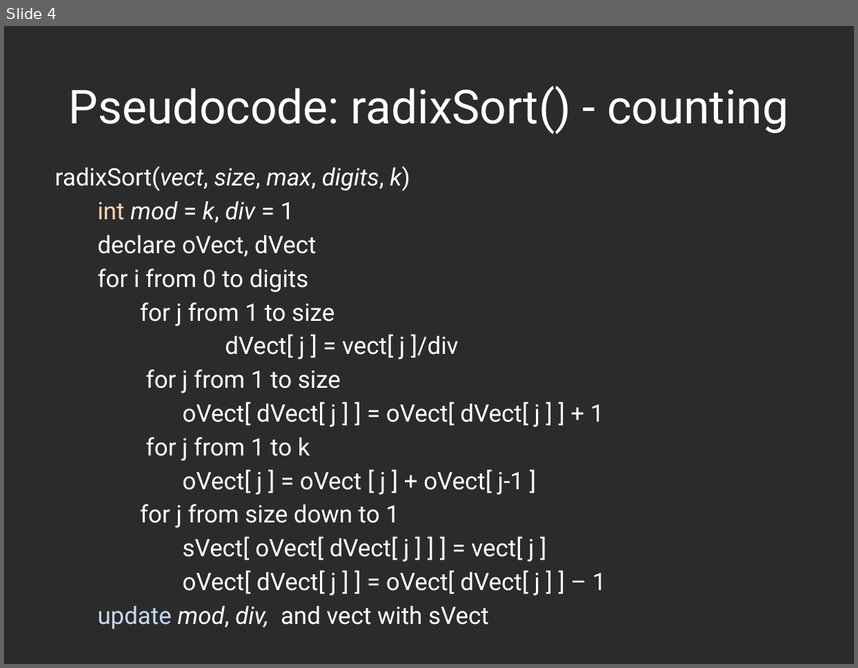
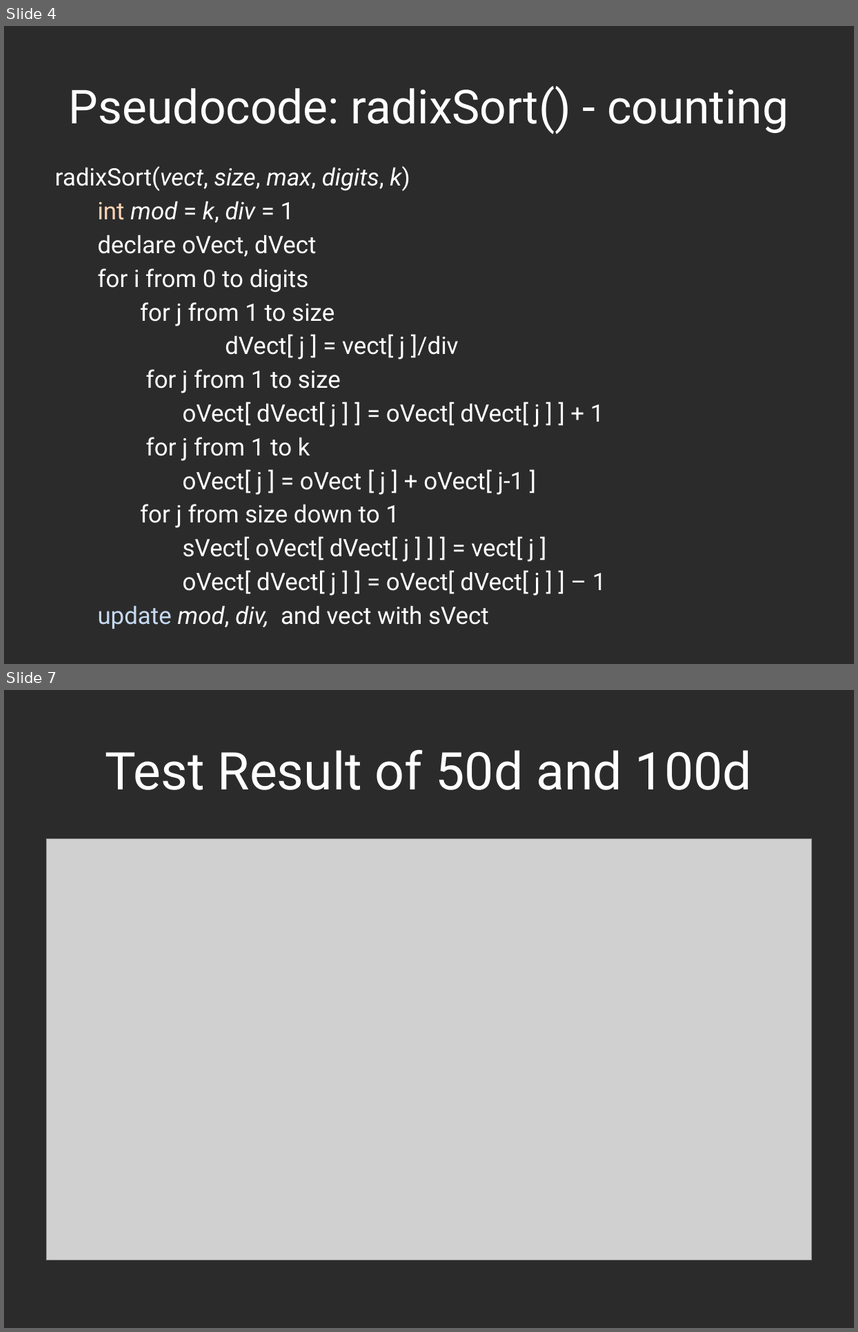
Before and after one commit to hyoshid1/project375, a slide deck: presentation_DRAFT.pptx. Shown one above the other, each under a label of ours: slide 4 before the commit, slides 4 and 7 after it; the slides between them are not shown. The pictures are 858x668 and 858x1332 pixels, drawn with LibreOffice and Linux fonts; fonts in the diff are those of the drawing; grey boxes stand for pictures; background and template pictures are left out; a plain dark background stands for a picture behind light text. Boxes give left, top, right and bottom in pixels: in the first picture for what was removed or moved away, otherwise in the second. Text is boxed around its words. In the diff, an @@ line names an element or a change of style, - is before the commit and + after.

```diff
--- a/presentation_DRAFT.pptx
+++ b/presentation_DRAFT.pptx
@@ slide 7 added at [4,690,854,1328], background picture (left out) @@
@@ title added at [105,749,752,790], 44 pt, text #FFFFFF @@
+Test Result of 50d and 100d
@@ picture added at [47,839,811,1259] @@
```
Also in this commit, not shown: 4 slides changed, 1 other slide added.
